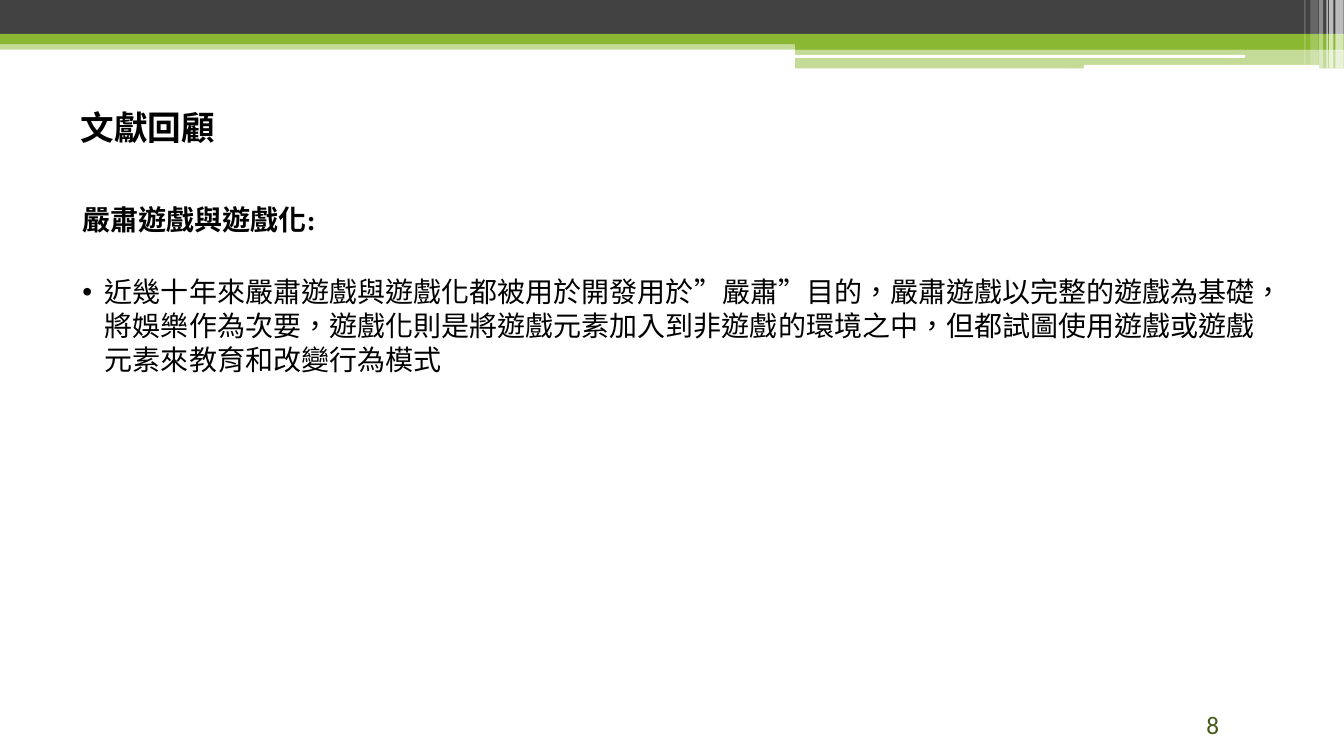
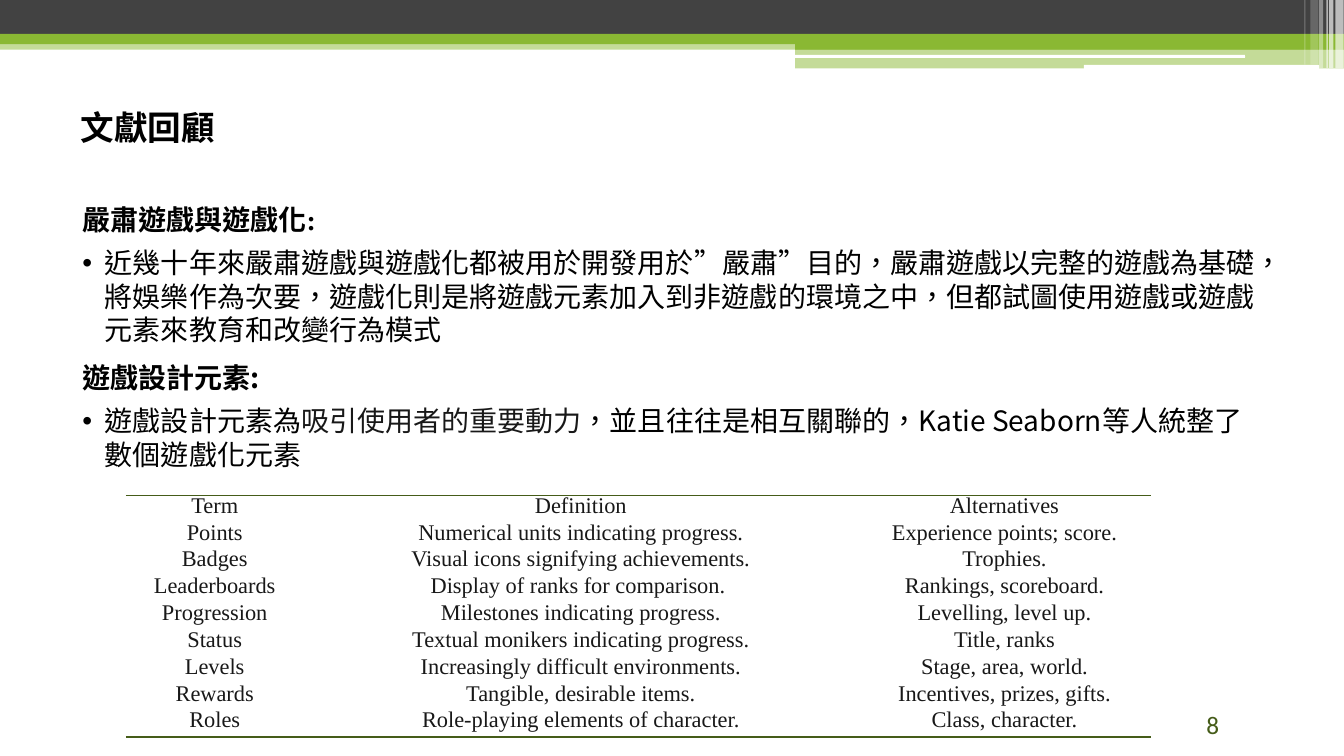
Before and after one commit to raknza/Master-Thesis, a slide deck: slide 8 of 論文口試.pptx. Drawn at 1344x756 pixels with LibreOffice and Linux fonts; fonts in the diff are those of the drawing; background and template pictures are left out. Boxes give left, top, right and bottom in pixels: in the first picture for what was removed or moved away, otherwise in the second. Text is boxed around its words. In the diff, an @@ line names an element or a change of style, - is before the commit and + after.

Commit message:
Update ppt

```diff
--- a/論文口試.pptx
+++ b/論文口試.pptx
@@ text at <box>82,206,1283,343</box>: more space between paragraphs @@
@@ text at <box>82,364,986,434</box>: paragraphs added @@
+遊戲設計元素:
+• 遊戲設計元素為吸引使用者的重要動力，並且往往是相互關聯的，Katie Seaborn等人統整了數個遊戲化元素
@@ table added at <box>126,496,1150,738</box>, 9 rows, 3 columns @@
+Term | Definition | Alternatives
+Points | Numerical units indicating progress. | Experience points; score.
+Badges | Visual icons signifying achievements. | Trophies.
+Leaderboards | Display of ranks for comparison. | Rankings, scoreboard.
+Progression | Milestones indicating progress. | Levelling, level up.
+Status | Textual monikers indicating progress. | Title, ranks
+Levels | Increasingly difficult environments. | Stage, area, world.
+Rewards | Tangible, desirable items. | Incentives, prizes, gifts.
+Roles | Role-playing elements of character. | Class, character.
```
Also in this commit, not shown: 1 other slide changed, 2 slides added, 1 slide removed.
